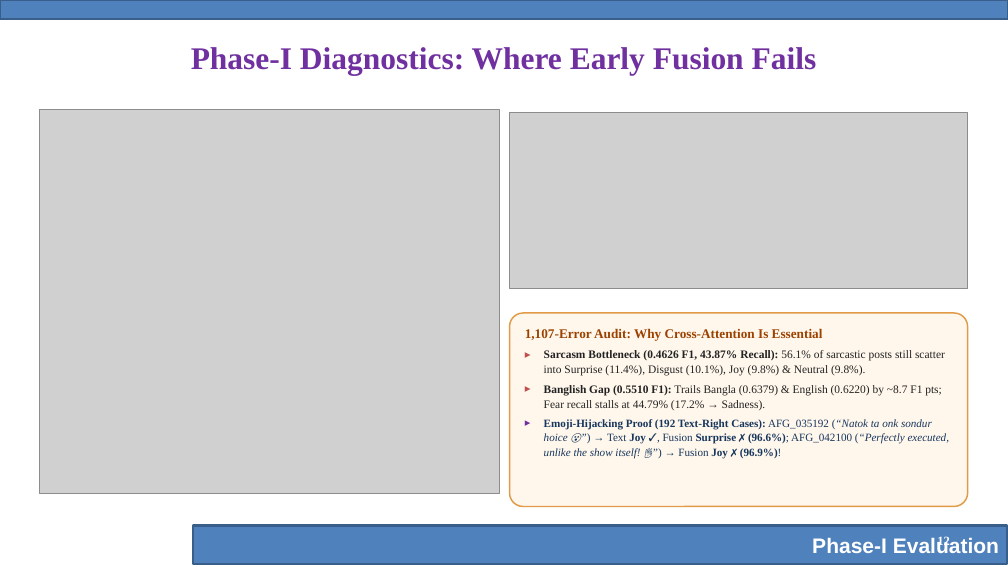
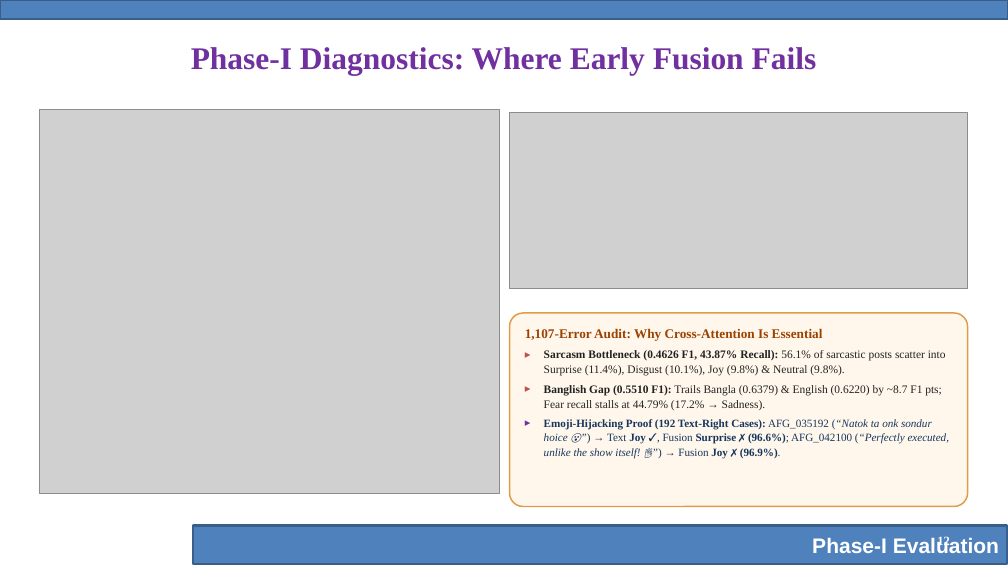
Before and after one commit to ragibcs/AffectFusion, a slide deck: slide 12 of docs/phase_1/AffectFusion_Phase-I_Evaluation.pptx. Drawn at 1008x567 pixels with LibreOffice and Linux fonts; fonts in the diff are those of the drawing; grey boxes stand for pictures; background and template pictures are left out. Boxes give left, top, right and bottom in pixels: in the first picture for what was removed or moved away, otherwise in the second. Text is boxed around its words. In the diff, an @@ line names an element or a change of style, - is before the commit and + after.

Commit message:
Finalize submission-ready Phase-I report, slides, and 11-step methodology diagram

```diff
--- a/docs/phase_1/AffectFusion_Phase-I_Evaluation.pptx
+++ b/docs/phase_1/AffectFusion_Phase-I_Evaluation.pptx
@@ text in rounded rectangle at box(544, 350, 946, 376): text changed @@
-▸ Sarcasm Bottleneck (0.4626 F1, 43.87% Recall): 56.1% of sarcastic posts still scatter into Surprise (11.4%), Disgust (10.1%), Joy (9.8%) & Neutral (9.8%).
+▸ Sarcasm Bottleneck (0.4626 F1, 43.87% Recall): 56.1% of sarcastic posts scatter into Surprise (11.4%), Disgust (10.1%), Joy (9.8%) & Neutral (9.8%).
@@ text in rounded rectangle at box(544, 419, 950, 459): text changed @@
-▸ Emoji-Hijacking Proof (192 Text-Right Cases): AFG_035192 (“Natok ta onk sondur hoice 😮”) → Text Joy ✓, Fusion Surprise ✗ (96.6%); AFG_042100 (“Perfectly executed, unlike the show itself! 👌”) → Fusion Joy ✗ (96.9%)!
+▸ Emoji-Hijacking Proof (192 Text-Right Cases): AFG_035192 (“Natok ta onk sondur hoice 😮”) → Text Joy ✓, Fusion Surprise ✗ (96.6%); AFG_042100 (“Perfectly executed, unlike the show itself! 👌”) → Fusion Joy ✗ (96.9%).
```
Also in this commit, not shown: 12 other slides changed, 2 other files.
